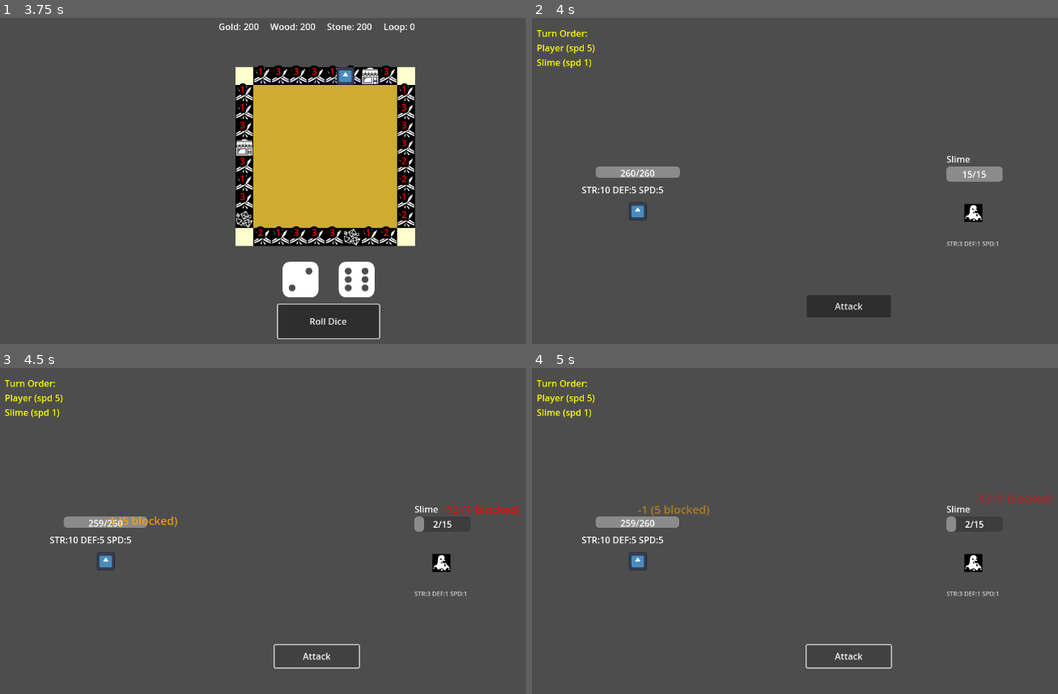
Above: before the commit, frames 1-4 (two rows, left to right).
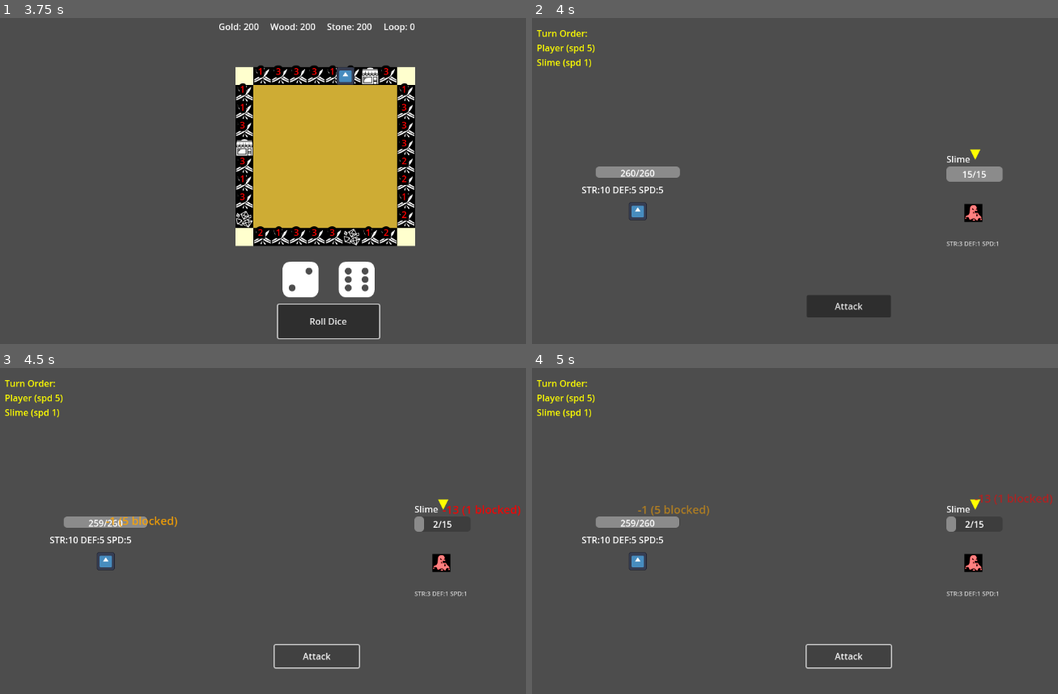
Above: after the commit, the same moments.

Repository: pescmy/HeRoll
Game: Godot game, scene res://scene/town.tscn
Two runs of this game, one before a commit and one after it. Both use one fixed random seed, a clock stepped at 60 frames per second and the inputs below. The engine's default icon, where the game draws it, is replaced by a stand-in: a white triangle on a blue panel in a dark square.
Inputs (mouse positions are in pixels of both pictures, inside the frame that each line leads up to):
- Up to frame 1 (3.75 s): click "Start Run" at 0.5 s; click "Roll Dice" at 1.25 s; click "Roll Dice" at 2 s; click "Roll Dice" at 2.75 s; tap Enter (ui_accept) at 3.5 s; move the mouse to (457, 177) at 3.52 s; tap E (extract) at 3.6 s; click (457, 177) at 3.67 s
- Up to frame 2 (4 s): tap L (leave_shop) at 3.77 s; tap G (gold) at 3.8 s
- Up to frame 3 (4.5 s): click "Attack" at 4.25 s
- Up to frame 4 (5 s): no input

Frame 1 is identical in both runs. In frame 2, 0.1% of the frame differs, in the area x 82-86%, y 40-63%; in frame 3, 0.1%; in frame 4, 0.1%.

Commit message:
add in target selection to battle scene

Diff:
--- a/scripts/battle_controller.gd
+++ b/scripts/battle_controller.gd
@@ -55,6 +55,9 @@
 		add_child(enemy)
 		enemy.position = Vector2(enemy_area_start + spacing * (i + 1), 350)
 		enemies.append(enemy)
+
+		enemy.clicked.connect(_on_enemy_clicked)
+
 		print("📊 %s stats: HP %d/%d, Str %d, Def %d, Spd %d" % [
 			enemy.display_name,
 			enemy.stats.current_health,
@@ -68,6 +71,13 @@
 	battle_started.emit()
 	target_changed.emit(current_target)
 	print("Battle started with %d enemies" % enemies.size())
+
+func _on_enemy_clicked(enemy: Node) -> void:
+	if not in_battle:
+		return
+	current_target = enemy
+	target_changed.emit(current_target)
+	print("🎯 Target changed to: %s" % current_target.display_name)
 
 func player_attack() -> void:
 	if not in_battle or current_target == null:
--- a/scripts/battle_ui.gd
+++ b/scripts/battle_ui.gd
@@ -10,6 +10,9 @@
 var enemy_health_bars: Array = []
 var turn_order_label: Label = null
 var player_stats_label: Label = null
+
+var target_arrow: Label = null
+var current_tinted_enemy = null
 
 func _ready():
 	set_process_unhandled_input(true)
@@ -22,6 +25,13 @@
 	battle_controller.target_changed.connect(_on_target_changed)
 	attack_button.pressed.connect(_on_attack_pressed)
 
+	# Create target arrow
+	target_arrow = Label.new()
+	target_arrow.text = "▼"
+	target_arrow.add_theme_color_override("font_color", Color.YELLOW)
+	target_arrow.add_theme_font_size_override("font_size", 24)
+	get_parent().call_deferred("add_child", target_arrow)
+
 func setup_layout() -> void:
 	player.position = Vector2(200, 350)
 
@@ -62,6 +72,7 @@
 	update_player_health_bar()
 	_update_player_stats_label()
 	_update_turn_order_label()
+	_update_target_visuals()
 	attack_button.disabled = false
 
 func _create_enemy_health_bars() -> void:
@@ -170,6 +181,7 @@
 func _on_target_changed(_enemy: Node):
 	update_enemy_health_bars()
 	_update_turn_order_label()
+	_update_target_visuals()
 
 func update_player_health_bar() -> void:
 	player_health_bar.max_value = player.get_max_health()
@@ -226,3 +238,38 @@
 	if battle_controller.in_battle:
 		if Input.is_action_just_pressed("attack"):
 			battle_controller.player_attack()
+		elif Input.is_action_just_pressed("ui_focus_next"): # Tab key
+			_cycle_target()
+
+func _cycle_target() -> void:
+	var living = battle_controller.get_living_enemies()
+	if living.is_empty():
+		return
+	if battle_controller.current_target == null:
+		battle_controller.current_target = living[0]
+	else:
+		var idx = living.find(battle_controller.current_target)
+		var next_idx = (idx + 1) % living.size()
+		battle_controller.current_target = living[next_idx]
+	battle_controller.target_changed.emit(battle_controller.current_target)
+	_update_target_visuals()
+
+func _update_target_visuals() -> void:
+	# Remove tint from previous target
+	if current_tinted_enemy and is_instance_valid(current_tinted_enemy):
+		current_tinted_enemy.get_node("Sprite2D").modulate = Color.WHITE
+
+	var target = battle_controller.current_target
+	if target == null or not is_instance_valid(target):
+		if target_arrow:
+			target_arrow.visible = false
+		return
+
+	# Tint new target
+	target.get_node("Sprite2D").modulate = Color(1.5, 0.5, 0.5)
+	current_tinted_enemy = target
+
+	# Move arrow above target
+	if target_arrow:
+		target_arrow.position = target.position + Vector2(-8, -120)
+		target_arrow.visible = true
--- a/scripts/enemy.gd
+++ b/scripts/enemy.gd
@@ -4,12 +4,30 @@
 @export var data: EnemyData
 @onready var stats: EnemyStats = $EnemyStats
 @onready var sprite: Sprite2D = $Sprite2D
+
 var display_name: String = ""
 
+signal clicked(enemy: Node)
+
 func _ready():
-	# If the scene's exported data is set in inspector, apply it.
 	if data:
 		_apply_data()
+
+	# Add clickable area
+	var area = Area2D.new()
+	area.name = "ClickArea"
+	var shape = CollisionShape2D.new()
+	var rect = RectangleShape2D.new()
+	rect.size = Vector2(48, 48)
+	shape.shape = rect
+	area.add_child(shape)
+	add_child(area)
+	area.input_pickable = true
+	area.input_event.connect(_on_input_event)
+
+func _on_input_event(_viewport, event, _shape_idx):
+	if event is InputEventMouseButton and event.pressed and event.button_index == MOUSE_BUTTON_LEFT:
+		clicked.emit(self)
 
 func _apply_data():
 	name = data.name if data.name != "" else String(name)
@@ -17,10 +35,7 @@
 		stats.setup(data)
 	if data.sprite:
 		sprite.texture = data.sprite
-	# optionally: change sprite/animation if data.sprite_path is set
-	# var tex = preload(data.sprite_path)  # or load at runtime; be careful with timings
 
-# wrapper API used by BattleController:
 func take_damage(amount: int) -> int:
 	if stats:
 		return stats.take_damage(amount)
--- a/scripts/shop_ui.gd
+++ b/scripts/shop_ui.gd
@@ -36,6 +36,7 @@
 @onready var leave_button: Button = $Panel/MarginContainer/VBoxContainer/LeaveButton
 
 func _ready() -> void:
+	set_process_unhandled_input(true)
 	var style = StyleBoxFlat.new()
 	style.bg_color = Color(0.15, 0.15, 0.15, 1.0)
 	style.border_width_left = 2
@@ -52,6 +53,17 @@
 
 	leave_button.pressed.connect(_on_leave_pressed)
 	hide()
+
+func _unhandled_input(event: InputEvent) -> void:
+	if not event is InputEventKey or not event.pressed:
+		return
+	if Input.is_action_just_pressed("inventory"):
+		if visible:
+			hide()
+			owner.find_child("RollButton").disabled = false
+		else:
+			show()
+			owner.find_child("RollButton").disabled = true
 
 func open_shop() -> void:
 	shop_item = _generate_item()
--- a/scripts/start_tile_ui.gd
+++ b/scripts/start_tile_ui.gd
@@ -7,8 +7,21 @@
 signal choice_made
 
 func _ready() -> void:
+	set_process_unhandled_input(true)
 	hide()
 	$Panel.mouse_filter = Control.MOUSE_FILTER_IGNORE
+
+func _unhandled_input(event: InputEvent) -> void:
+	if not event is InputEventKey or not event.pressed:
+		return
+	if not visible:
+		return
+	if Input.is_action_just_pressed("extract"):
+		_on_extract_pressed()
+	elif Input.is_action_just_pressed("heal"):
+		_on_heal_pressed()
+	elif Input.is_action_just_pressed("gold"):
+		_on_gold_pressed()
 
 func show_choices() -> void:
 	self.show()
